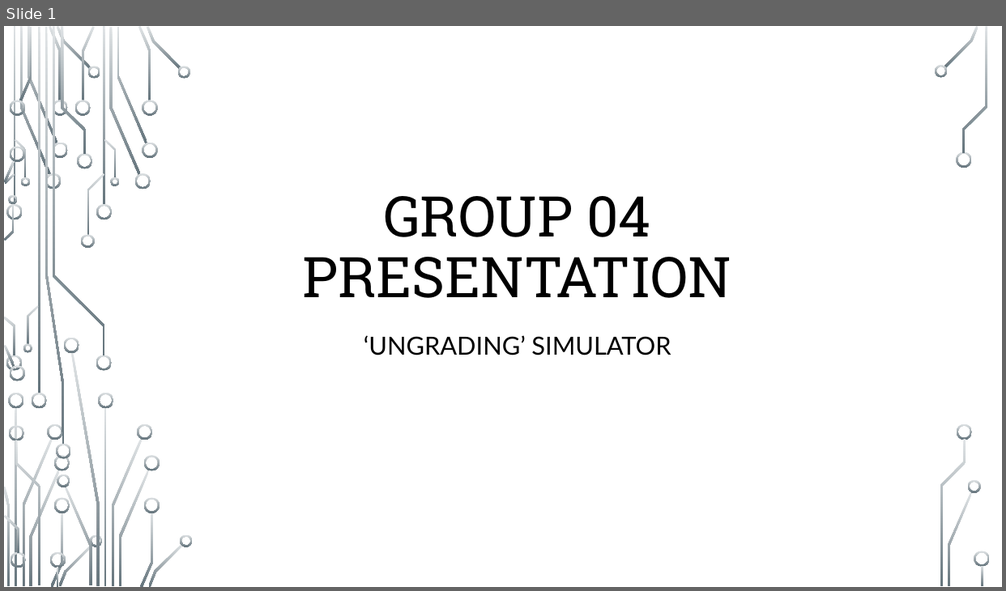
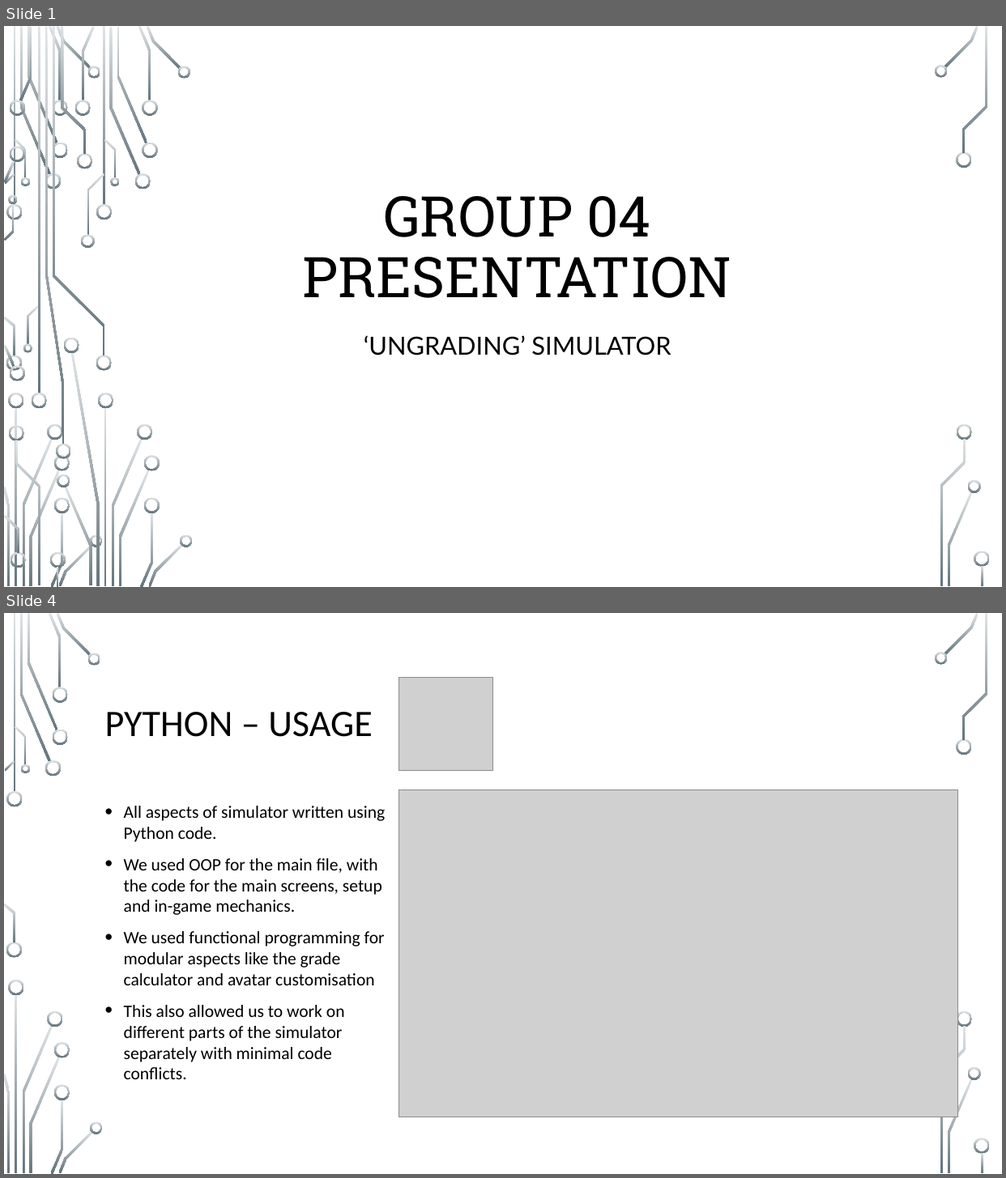
Before and after one commit to Patterbear/Ungrading-Simulator, a slide deck: Presentation/Group-04-Presentation.pptx. Shown one above the other, each under a label of ours: slide 1 before the commit, slides 1 and 4 after it; the slides between them are not shown. The pictures are 1006x591 and 1006x1178 pixels, drawn with LibreOffice and Linux fonts; fonts in the diff are those of the drawing; grey boxes stand for pictures; background and template pictures are left out. Boxes give left, top, right and bottom in pixels: in the first picture for what was removed or moved away, otherwise in the second. Text is boxed around its words. In the diff, an @@ line names an element or a change of style, - is before the commit and + after.

```diff
--- a/Presentation/Group-04-Presentation.pptx
+++ b/Presentation/Group-04-Presentation.pptx
@@ slide 4 added at (4,613,1002,1174), background picture (left out); not listed: 36 template elements that a slide beside it also shows @@
@@ picture added at (399,677,493,771) @@
@@ title added at (105,712,373,737), 36 pt, text #000000 @@
+PYTHON – USAGE
@@ text added at (124,806,385,1080), 16.8 pt, text #000000 @@
+• All aspects of simulator written using Python code.
+• We used OOP for the main file, with the code for the main screens, setup and in-game mechanics.
+• We used functional programming for modular aspects like the grade calculator and avatar customisation
+• This also allowed us to work on different parts of the simulator separately with minimal code conflicts.
@@ picture added at (399,790,958,1117) @@
```
Also in this commit, not shown: 1 slide changed, 16 other slides added, 1 slide removed.
